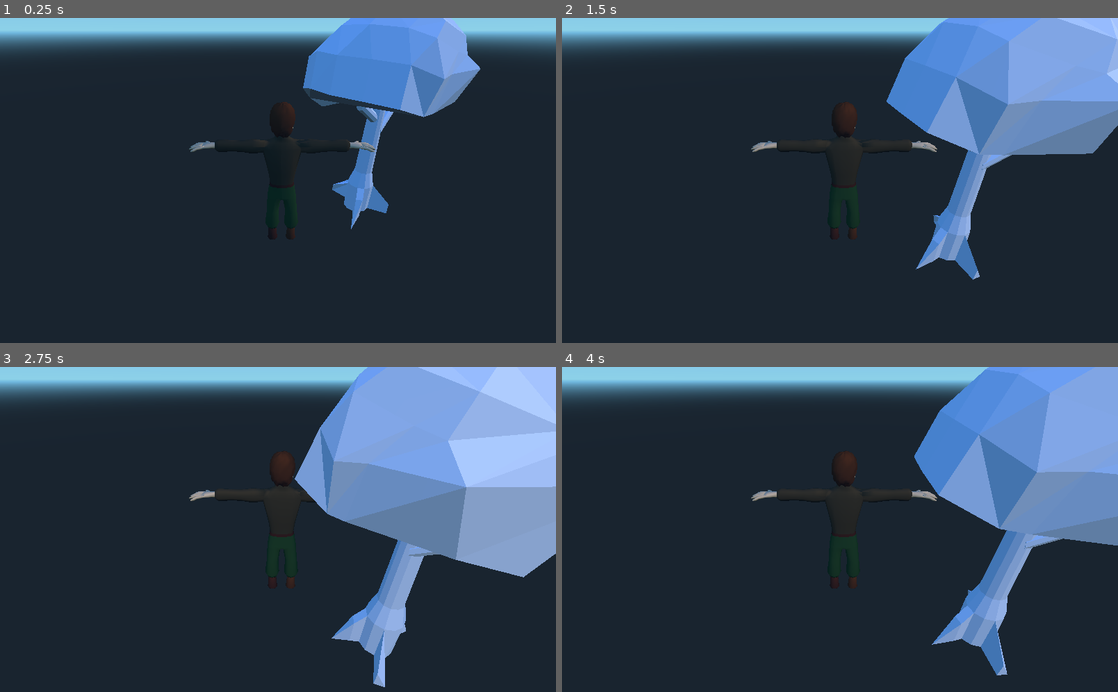
Above: before the commit, frames 1-4 (two rows, left to right).
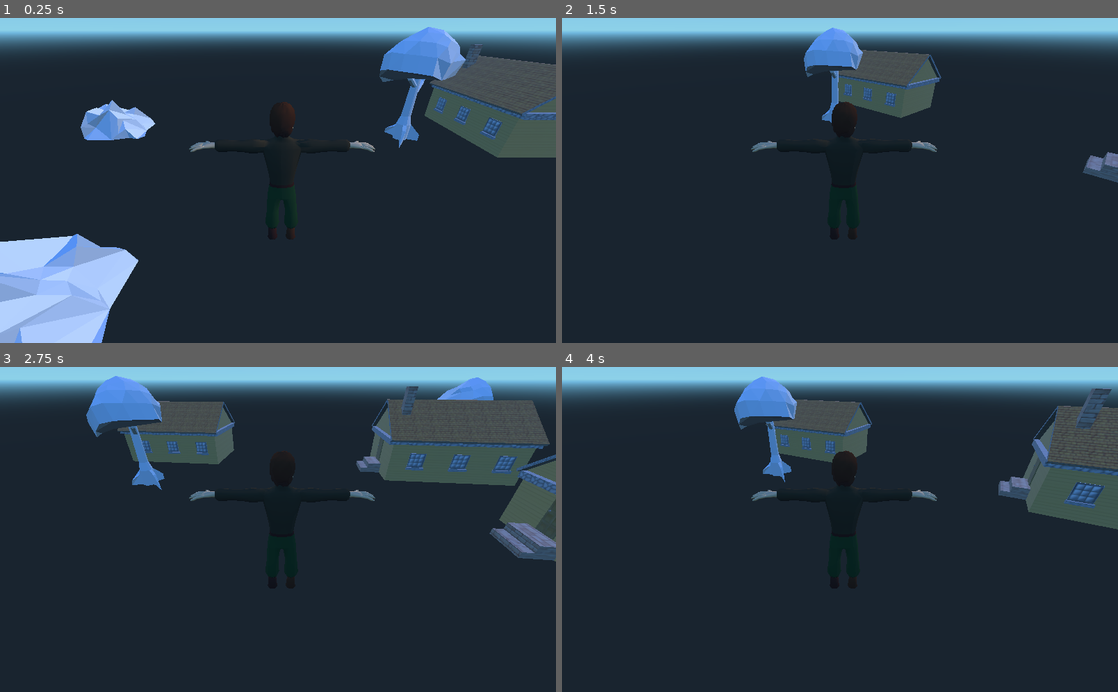
Above: after the commit, the same moments.

Repository: orsonbraines/RPGCityBuilder
Game: Godot game, scene res://World.tscn
Same seed, same stepped clock (60 frames per second), same inputs: the game is played once before the commit and once after it.
Inputs:
- Up to frame 1 (0.25 s): no input
- Up to frame 2 (1.5 s): tap Enter at 0.5 s; hold Right 0.53-1.28 s; hold S from 1.28 s (still down)
- Up to frame 3 (2.75 s): release S at 2.03 s; hold Right from 2.03 s (still down)
- Up to frame 4 (4 s): release Right at 2.78 s; hold W 2.78-3.53 s; hold Left from 3.53 s (still down)

The runs differ from the first frame. In frame 1, 21% of the frame differs, in the area x 0-100%, y 0-100%; in frame 2, 20%; in frame 3, 31%, in the area x 15-100%, y 0-99%; in frame 4, 24%.

Commit message:
add more rocks, trees, houses to the scene

Diff:
--- /dev/null
+++ b/Godot/MiningRock.tscn
@@ -0,0 +1,31 @@
+[gd_scene load_steps=3 format=2]
+
+[ext_resource path="res://mining_rock1.escn" type="PackedScene" id=1]
+
+[sub_resource type="BoxShape" id=1]
+
+extents = Vector3( 1.18337, 0.743429, 1.28781 )
+
+[node name="MiningRock" type="Spatial" index="0"]
+
+[node name="Scene Root" type="Spatial" parent="." index="0" instance=ExtResource( 1 )]
+
+transform = Transform( 1, 0, 0, 0, 1, 0, 0, 0, 1, 0, 0.107265, -2.38776 )
+_sections_unfolded = [ "Transform" ]
+
+[node name="StaticBody" type="StaticBody" parent="Scene Root" index="1"]
+
+input_ray_pickable = true
+input_capture_on_drag = false
+collision_layer = 1
+collision_mask = 1
+friction = 1.0
+bounce = 0.0
+constant_linear_velocity = Vector3( 0, 0, 0 )
+constant_angular_velocity = Vector3( 0, 0, 0 )
+
+[node name="CollisionShape" type="CollisionShape" parent="Scene Root/StaticBody" index="0"]
+
+transform = Transform( 1, 0, 0, 0, 1, 0, 0, 0, 1, 0, 0.483402, 2.37345 )
+shape = SubResource( 1 )
+disabled = false
--- /dev/null
+++ b/Godot/Tree.tscn
@@ -0,0 +1,32 @@
+[gd_scene load_steps=3 format=2]
+
+[ext_resource path="res://basetree1.escn" type="PackedScene" id=1]
+
+[sub_resource type="BoxShape" id=1]
+
+extents = Vector3( 2.01699, 6.49435, 1.56914 )
+
+[node name="Tree" type="Spatial"]
+
+_sections_unfolded = [ "Transform" ]
+
+[node name="Scene Root" type="Spatial" parent="." index="0" instance=ExtResource( 1 )]
+
+_sections_unfolded = [ "Transform" ]
+
+[node name="StaticBody" type="StaticBody" parent="Scene Root" index="4"]
+
+input_ray_pickable = true
+input_capture_on_drag = false
+collision_layer = 1
+collision_mask = 1
+friction = 1.0
+bounce = 0.0
+constant_linear_velocity = Vector3( 0, 0, 0 )
+constant_angular_velocity = Vector3( 0, 0, 0 )
+
+[node name="CollisionShape" type="CollisionShape" parent="Scene Root/StaticBody" index="0"]
+
+transform = Transform( 1, 0, 0, 0, 1, 0, 0, 0, 1, 0, 5.32976, -0.362577 )
+shape = SubResource( 1 )
+disabled = false
--- a/Godot/World.gd
+++ b/Godot/World.gd
@@ -20,10 +20,10 @@
 	var character = get_node("KinematicBody")
 	var cam = get_node("Camera")
 	if Input.is_key_pressed(KEY_RIGHT):
-		phi -= delta
+		phi += delta
 
 	if Input.is_key_pressed(KEY_LEFT):
-		phi += delta
+		phi -= delta
 	if Input.is_key_pressed(KEY_DOWN):
 		theta += delta
 		if theta > maxTheta:
--- a/Godot/World.tscn
+++ b/Godot/World.tscn
@@ -1,45 +1,21 @@
-[gd_scene load_steps=7 format=2]
+[gd_scene load_steps=8 format=2]
 
 [ext_resource path="res://World.gd" type="Script" id=1]
-[ext_resource path="res://basetree1.escn" type="PackedScene" id=2]
-[ext_resource path="res://KinematicBody.gd" type="Script" id=3]
-[ext_resource path="res://RPGcharicter1pcs.escn" type="PackedScene" id=4]
-
-[sub_resource type="BoxShape" id=1]
-
-extents = Vector3( 1, 6.19236, 1 )
+[ext_resource path="res://KinematicBody.gd" type="Script" id=2]
+[ext_resource path="res://RPGcharicter1pcs.escn" type="PackedScene" id=3]
+[ext_resource path="res://house.tscn" type="PackedScene" id=4]
+[ext_resource path="res://MiningRock.tscn" type="PackedScene" id=5]
+[ext_resource path="res://Tree.tscn" type="PackedScene" id=6]
 
 [sub_resource type="BoxShape" id=2]
 
 extents = Vector3( 1.22985, 5.65878, 2.10833 )
 
-[node name="Spatial" type="Spatial" index="0"]
+[node name="Spatial" type="Spatial"]
 
 script = ExtResource( 1 )
 
-[node name="Scene Root" parent="." index="0" instance=ExtResource( 2 )]
-
-transform = Transform( 1, 0, 0, 0, 1, 0, 0, 0, 1, -9, 1.27095, -1 )
-_sections_unfolded = [ "Transform" ]
-
-[node name="StaticBody" type="StaticBody" parent="Scene Root" index="4"]
-
-input_ray_pickable = true
-input_capture_on_drag = false
-collision_layer = 1
-collision_mask = 1
-friction = 1.0
-bounce = 0.0
-constant_linear_velocity = Vector3( 0, 0, 0 )
-constant_angular_velocity = Vector3( 0, 0, 0 )
-
-[node name="CollisionShape" type="CollisionShape" parent="Scene Root/StaticBody" index="0"]
-
-transform = Transform( 1, 0, 0, 0, 1, 0, 0, 0, 1, 0, 5.07645, 0 )
-shape = SubResource( 1 )
-disabled = false
-
-[node name="Camera" type="Camera" parent="." index="1"]
+[node name="Camera" type="Camera" parent="." index="0"]
 
 transform = Transform( -0.160561, 0, 0.987026, 0, 1, 0, -0.987026, 0, -0.160561, 0, 5.55381, 0 )
 keep_aspect = 1
@@ -54,8 +30,9 @@
 size = 1.0
 near = 0.05
 far = 100.0
+_sections_unfolded = [ "Transform" ]
 
-[node name="KinematicBody" type="KinematicBody" parent="." index="2"]
+[node name="KinematicBody" type="KinematicBody" parent="." index="1"]
 
 transform = Transform( 1, 0, 0, 0, 1, 0, 0, 0, 1, -5.53352, 0.00367022, 5.82635 )
 input_ray_pickable = true
@@ -78,7 +55,50 @@
 shape = SubResource( 2 )
 disabled = false
 
-[node name="Scene Root2" parent="KinematicBody" index="1" instance=ExtResource( 4 )]
+[node name="Scene Root2" parent="KinematicBody" index="1" instance=ExtResource( 3 )]
 
-transform = Transform( 1, 0, 0, 0, 1, 0, 0, 0, 1, -2.38419e-07, 0, 4.76837e-07 )
 _sections_unfolded = [ "Pause", "Transform" ]
+
+[node name="Spatial" parent="." index="2" instance=ExtResource( 4 )]
+
+transform = Transform( 1, 0, 0, 0, 1, 0, 0, 0, 1, 17.3324, 1.06396, -18.5473 )
+
+[node name="Spatial2" parent="." index="3" instance=ExtResource( 4 )]
+
+transform = Transform( 1, 0, 0, 0, 1, 0, 0, 0, 1, 27.7917, 0, 0 )
+
+[node name="Spatial3" parent="." index="4" instance=ExtResource( 4 )]
+
+transform = Transform( 1, 0, 0, 0, 1, 0, 0, 0, 1, -26.9075, 0, -26.3354 )
+
+[node name="Spatial4" parent="." index="5" instance=ExtResource( 5 )]
+
+transform = Transform( 3.46483, 0, 0, 0, 3.46483, 0, 0, 0, 3.46483, 0, 0, 19.439 )
+
+[node name="Spatial7" parent="." index="6" instance=ExtResource( 5 )]
+
+transform = Transform( 3.46483, 0, 0, 0, 3.46483, 0, 0, 0, 3.46483, -27.3706, 0, 30.4316 )
+
+[node name="Spatial5" parent="." index="7" instance=ExtResource( 5 )]
+
+transform = Transform( 3.46483, 0, 0, 0, 3.46483, 0, 0, 0, 3.46483, 15.7837, 0, 19.439 )
+
+[node name="Spatial6" parent="." index="8" instance=ExtResource( 5 )]
+
+transform = Transform( 3.46483, 0, 0, 0, 3.46483, 0, 0, 0, 3.46483, 15.7837, 0, 35.103 )
+
+[node name="Tree" parent="." index="9" instance=ExtResource( 6 )]
+
+transform = Transform( 1, 0, 0, 0, 1, 0, 0, 0, 1, -27.3579, 0, -13.2935 )
+
+[node name="Tree2" parent="." index="10" instance=ExtResource( 6 )]
+
+transform = Transform( 1, 0, 0, 0, 1, 0, 0, 0, 1, 26.6616, 0, -34.5374 )
+
+[node name="Tree3" parent="." index="11" instance=ExtResource( 6 )]
+
+transform = Transform( 1, 0, 0, 0, 1, 0, 0, 0, 1, 33.1199, 0, 26.1385 )
+
+[node name="Tree4" parent="." index="12" instance=ExtResource( 6 )]
+
+transform = Transform( 1, 0, 0, 0, 1, 0, 0, 0, 1, 0, 0, 41.5562 )
--- /dev/null
+++ b/Godot/house.tscn
@@ -0,0 +1,40 @@
+[gd_scene load_steps=4 format=2]
+
+[ext_resource path="res://house.escn" type="PackedScene" id=1]
+
+[sub_resource type="BoxShape" id=1]
+
+extents = Vector3( 8.915, 3.13523, 5.29201 )
+
+[sub_resource type="BoxShape" id=2]
+
+extents = Vector3( 2.74889, 1.08172, 2.47318 )
+
+[node name="House" type="Spatial"]
+
+[node name="Scene Root" type="Spatial" parent="." index="0" instance=ExtResource( 1 )]
+
+_sections_unfolded = [ "Transform" ]
+
+[node name="StaticBody" type="StaticBody" parent="Scene Root" index="1"]
+
+input_ray_pickable = true
+input_capture_on_drag = false
+collision_layer = 1
+collision_mask = 1
+friction = 1.0
+bounce = 0.0
+constant_linear_velocity = Vector3( 0, 0, 0 )
+constant_angular_velocity = Vector3( 0, 0, 0 )
+
+[node name="CollisionShape" type="CollisionShape" parent="Scene Root/StaticBody" index="0"]
+
+transform = Transform( 1, 0, 0, 0, 1, 0, 0, 0, 1, 0.147323, 3.01692, 0 )
+shape = SubResource( 1 )
+disabled = false
+
+[node name="CollisionShape2" type="CollisionShape" parent="Scene Root/StaticBody" index="1"]
+
+transform = Transform( 1, 0, 0, 0, 1, 0, 0, 0, 1, -8.94757, 1.04767, 0 )
+shape = SubResource( 2 )
+disabled = false
Not shown: 1 places in Godot/World.tscn that only renumber resources
